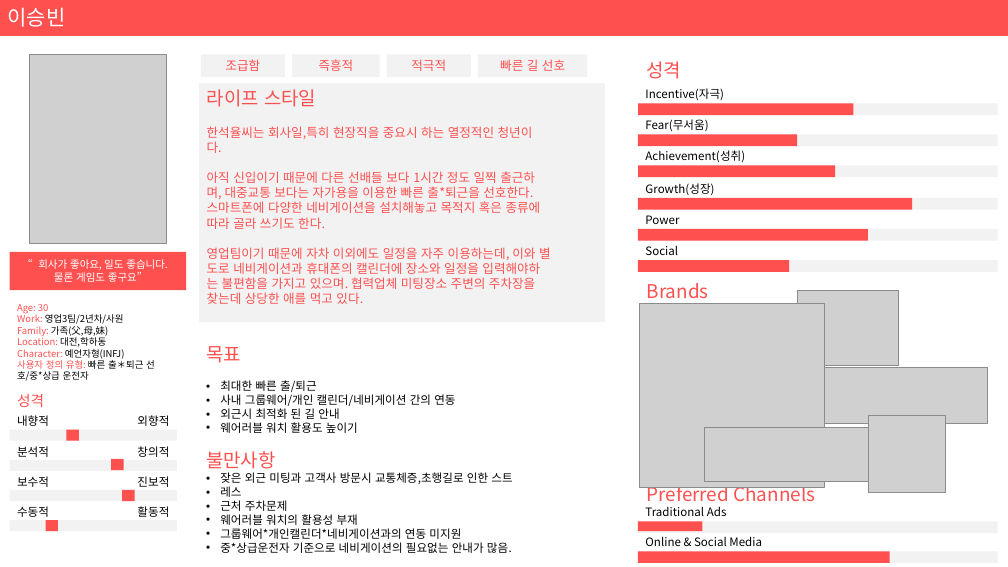
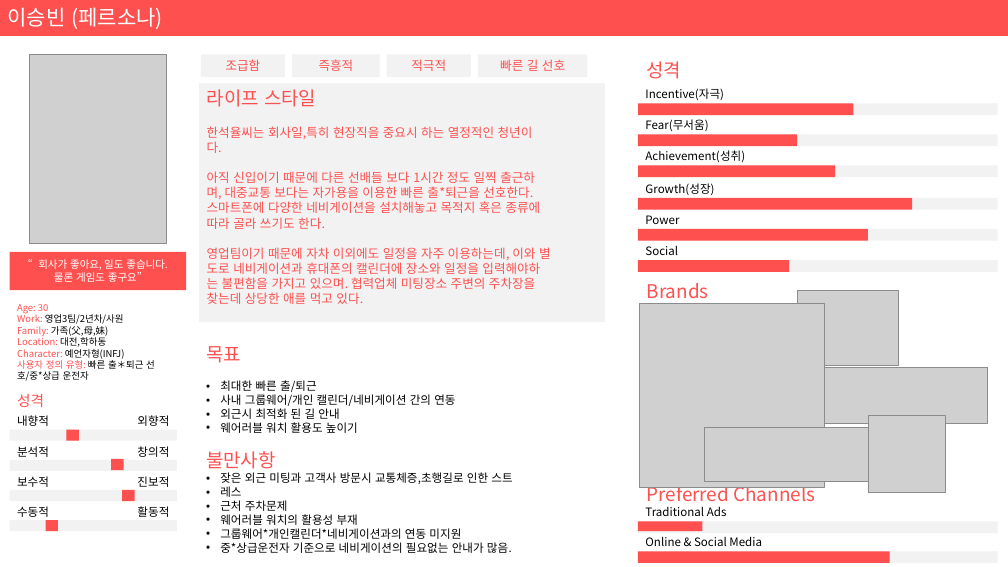
Before and after one commit to void1007/Dr.pepe, a slide deck: slide 1 of 20231011/페르소나 샘플 남자-이승빈-2023-10-11.pptx. Drawn at 1008x567 pixels with LibreOffice and Linux fonts; fonts in the diff are those of the drawing; grey boxes stand for pictures. Boxes give left, top, right and bottom in pixels: in the first picture for what was removed or moved away, otherwise in the second. Text is boxed around its words. In the diff, an @@ line names an element or a change of style, - is before the commit and + after.

```diff
--- a/20231011/페르소나 샘플 남자-이승빈-2023-10-11.pptx
+++ b/20231011/페르소나 샘플 남자-이승빈-2023-10-11.pptx
@@ text in rectangle at bbox=[7, 7, 163, 29]: text changed @@
-이승빈
+이승빈 (페르소나)
```
Also in this commit, not shown: 17 other files.
